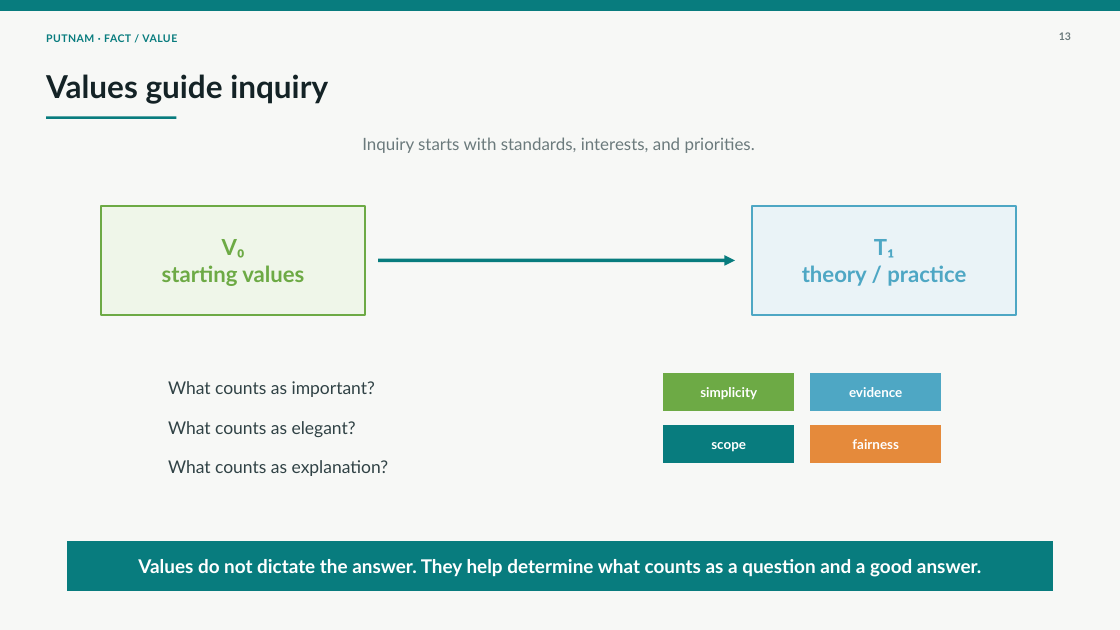
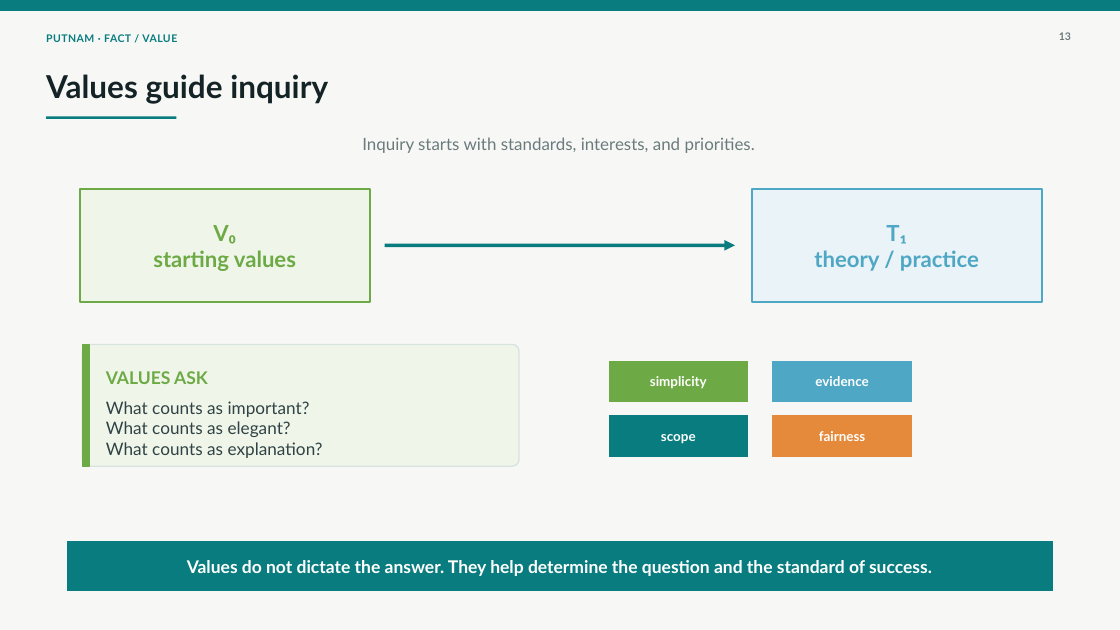
Before and after one commit to deepelegant99/fact-value-pdf, a slide deck: slide 13 of Presentation/Putnam_Fact_Value_Entanglement_YouTube_Deck.pptx. Drawn at 1120x630 pixels with LibreOffice and Linux fonts; fonts in the diff are those of the drawing. Boxes give left, top, right and bottom in pixels: in the first picture for what was removed or moved away, otherwise in the second. Text is boxed around its words. In the diff, an @@ line names an element or a change of style, - is before the commit and + after.

```diff
--- a/Presentation/Putnam_Fact_Value_Entanglement_YouTube_Deck.pptx
+++ b/Presentation/Putnam_Fact_Value_Entanglement_YouTube_Deck.pptx
@@ rectangle "V₀" resized from (x1=101, y1=206, x2=365, y2=315) to (x1=80, y1=189, x2=370, y2=302) @@
@@ rectangle "T₁" resized from (x1=752, y1=206, x2=1017, y2=315) to (x1=752, y1=189, x2=1042, y2=302) @@
@@ arrow moved from (378, 260) - (735, 260) to (385, 245) - (735, 245) @@
@@ rounded rectangle added at (x1=82, y1=344, x2=519, y2=466), fill #EFF6E9, outline #D8E2E0 1.1 pt @@
@@ rectangle added at (x1=82, y1=344, x2=89, y2=466), fill #6DAA45, outline #6DAA45 1 pt @@
@@ text added at (x1=106, y1=371, x2=208, y2=384), 15 pt, text #6DAA45, bold @@
+VALUES ASK
@@ text removed at (x1=168, y1=381, x2=375, y2=397) @@
-What counts as important?
@@ rectangle "simplicity" resized from (x1=664, y1=374, x2=794, y2=411) to (x1=609, y1=361, x2=748, y2=402) @@
@@ rectangle "evidence" resized from (x1=811, y1=374, x2=941, y2=411) to (x1=773, y1=361, x2=912, y2=402) @@
@@ text at (x1=106, y1=401, x2=310, y2=417): paragraph added @@
+What counts as important?
@@ text "What counts as important?" moved from (x1=168, y1=421, x2=356, y2=437) to (x1=106, y1=401, x2=323, y2=458) @@
@@ rectangle "scope" resized from (x1=664, y1=426, x2=794, y2=463) to (x1=609, y1=416, x2=748, y2=456) @@
@@ rectangle "fairness" resized from (x1=811, y1=426, x2=941, y2=463) to (x1=773, y1=416, x2=912, y2=456) @@
@@ text at (x1=106, y1=442, x2=323, y2=458): paragraph added @@
+What counts as explanation?
@@ text at (x1=106, y1=421, x2=291, y2=437): size 15 to 14.7 pt in "What counts as elegant?" @@
@@ text removed at (x1=168, y1=460, x2=389, y2=476) @@
-What counts as explanation?
@@ text in rectangle at (x1=187, y1=560, x2=932, y2=576): text changed; size 16.2 to 15 pt @@
-Values do not dictate the answer. They help determine what counts as a question and a good answer.
+Values do not dictate the answer. They help determine the question and the standard of success.
```
Also in this commit, not shown: 18 other slides changed, 1 other file.
